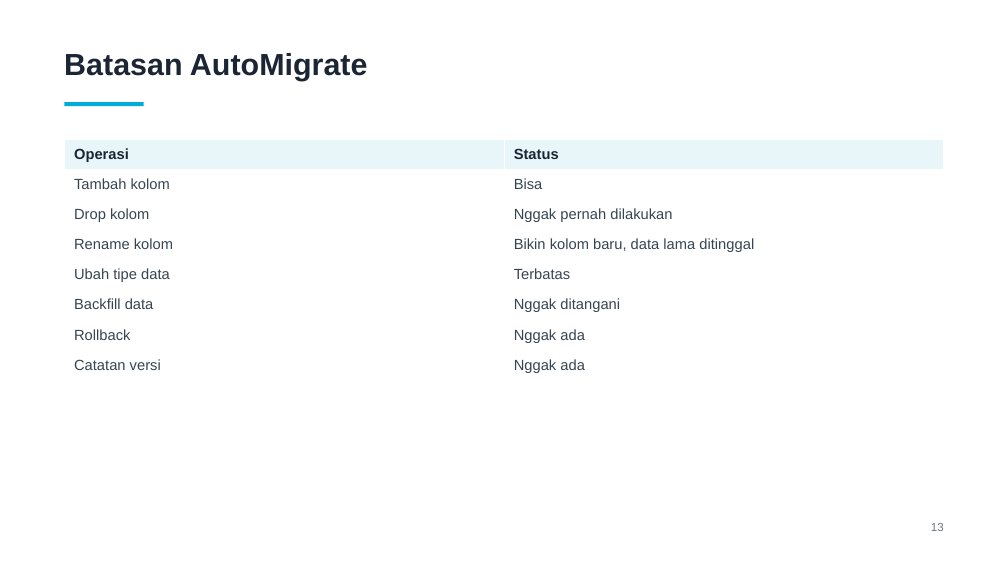
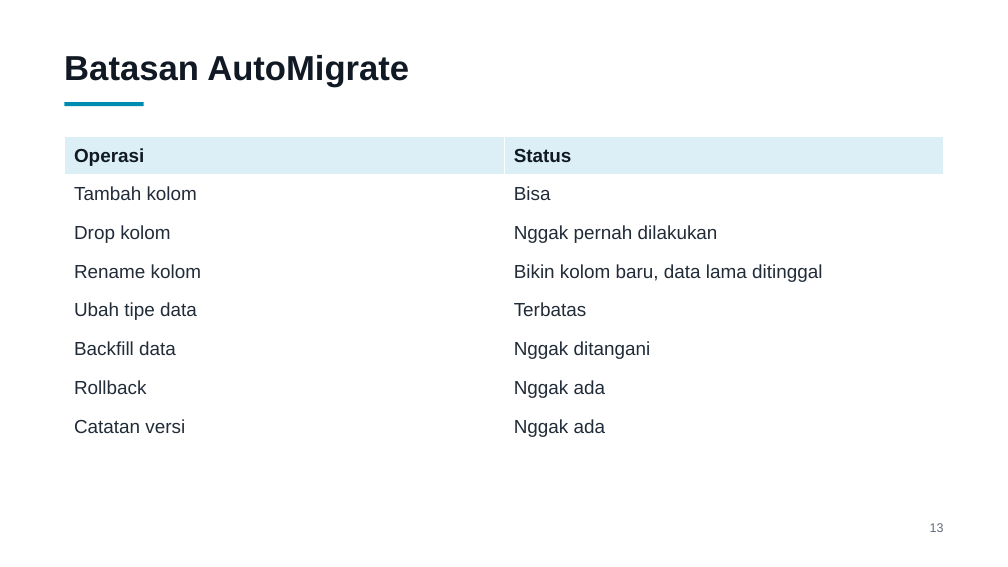
Before and after one commit to shariski/go-migration, a slide deck: slide 13 of slides/presentasi.pptx. Drawn at 1008x567 pixels with LibreOffice and Linux fonts; fonts in the diff are those of the drawing. Boxes give left, top, right and bottom in pixels: in the first picture for what was removed or moved away, otherwise in the second. Text is boxed around its words. In the diff, an @@ line names an element or a change of style, - is before the commit and + after.

Commit message:
Perbesar teks slide dan ganti font code ke JetBrains Mono
Deck dipakai lewat share screen Google Meet, jadi ukuran font dinaikkan
(body 17->21, code 13->17, judul 29->33) dan kontras warnanya dipertegas.
Courier New diganti JetBrains Mono karena strokenya lebih tebal dan
x-height-nya lebih besar, jadi lebih tahan kompresi video.

Slide 'Batasan down migration' dipadatkan; kalimat soal informasi yang
masih tersimpan sebelumnya diulang di slide berikutnya.

```diff
--- a/slides/presentasi.pptx
+++ b/slides/presentasi.pptx
@@ text "Batasan AutoMigrate" at (x1=64, y1=55, x2=409, y2=87): size 29 to 33 pt, text colour #1B2533 to #111A24 @@
@@ rectangle at (x1=64, y1=102, x2=144, y2=107): fill #00ADD8 to #008CB0 @@
@@ table at (x1=64, y1=136, x2=944, y2=446) @@
@@ fill #E8F6FA to #DDEFF6 in row 1 @@
@@ size 14 to 18 pt, text colour #374451 to #212C38 @@
@@ text colour #1B2533 to #111A24 in "Operasi", "Status" @@
@@ text "13" at (x1=930, y1=523, x2=944, y2=532): size 11 to 12 pt, text colour #6B7784 to #626E7B @@
```
Also in this commit, not shown: 32 other slides changed, 2 other files.
